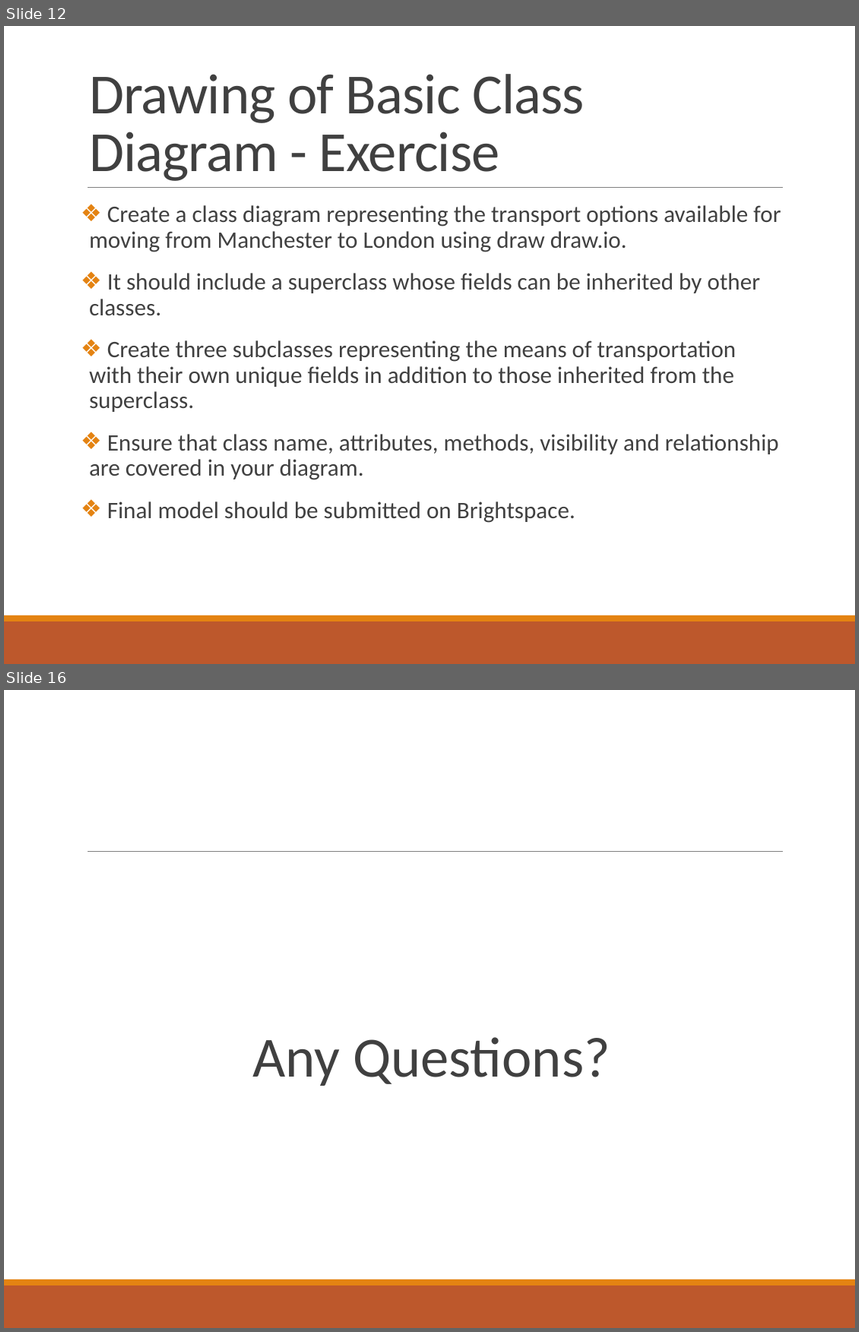
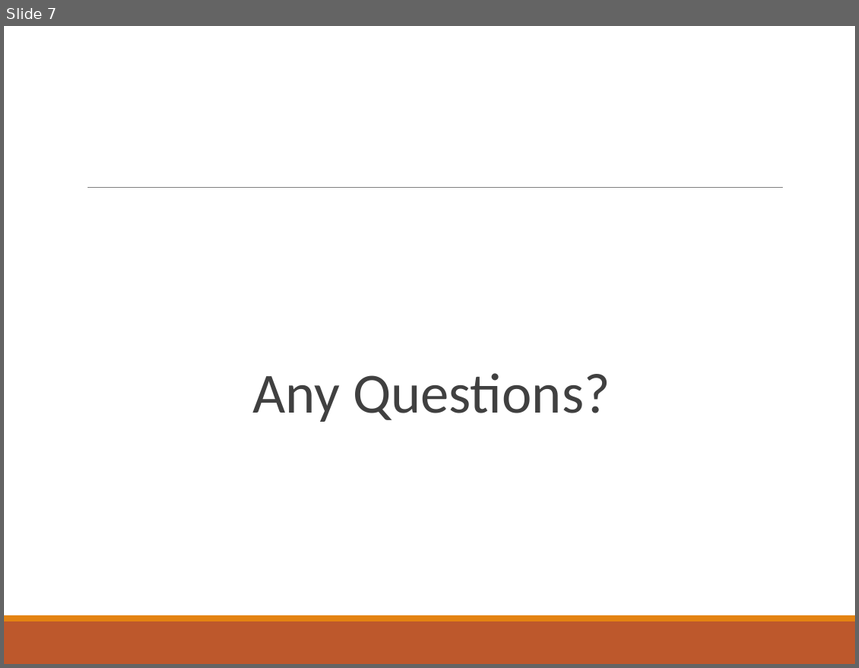
Before and after one commit to deeperj/dillinger, a slide deck: thesis/ukapp2/wqu_isc/sofware_design/Lesson 1 - Java.pptx. Shown one above the other, each under a label of ours: slides 12 and 16 before the commit, slide 7 after it; the slides between them are not shown. The pictures are 859x1332 and 859x668 pixels, drawn with LibreOffice and Linux fonts; fonts in the diff are those of the drawing. Boxes give left, top, right and bottom in pixels: in the first picture for what was removed or moved away, otherwise in the second. Text is boxed around its words. In the diff, an @@ line names an element or a change of style, - is before the commit and + after.

```diff
--- a/thesis/ukapp2/wqu_isc/sofware_design/Lesson 1 - Java.pptx
+++ b/thesis/ukapp2/wqu_isc/sofware_design/Lesson 1 - Java.pptx
@@ slide 12 removed at (4, 26, 855, 664), background #FFFFFF; not listed: 3 template elements that a slide beside it also shows @@
@@ title removed at (89, 74, 585, 181) @@
-Drawing of Basic Class Diagram - Exercise
@@ text removed at (89, 205, 781, 523) @@
-❖ Create a class diagram representing the transport options available for moving from Manchester to London using draw draw.io.
-❖ It should include a superclass whose fields can be inherited by other classes.
-❖ Create three subclasses representing the means of transportation with their own unique fields in addition to those inherited from the superclass.
-❖ Ensure that class name, attributes, methods, visibility and relationship are covered in your diagram.
-❖ Final model should be submitted on Brightspace.
@@ what was slide 16 is now slide 7 @@
```
Also in this commit, not shown: 3 slides changed, 12 slides added, 11 other slides removed, 5 other files.
